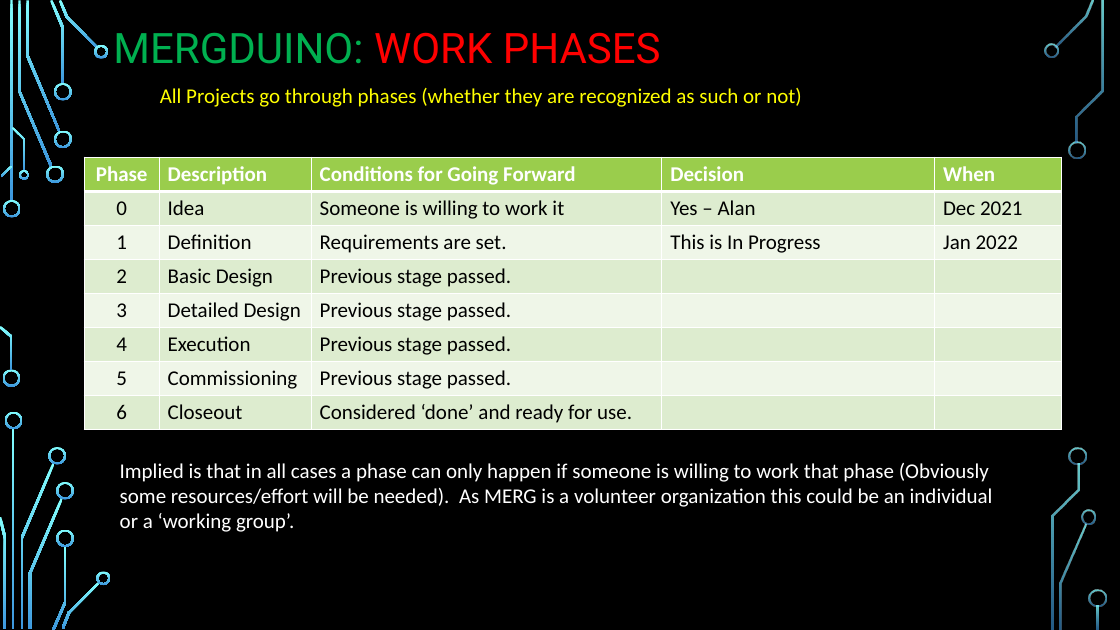
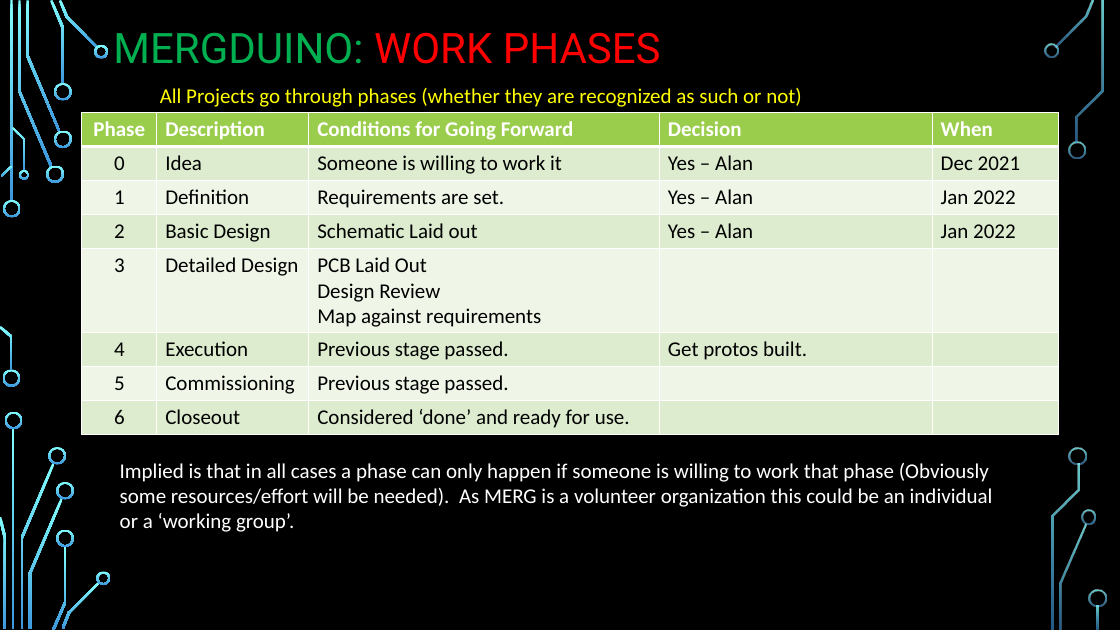
Before and after one commit to Alan-Lomax/MERG-SIG-Presentations, a slide deck: slide 8 of Practical Arduino - Ground Up.pptx. Drawn at 1120x630 pixels with LibreOffice and Linux fonts; fonts in the diff are those of the drawing; background and template pictures are left out. Boxes give left, top, right and bottom in pixels: in the first picture for what was removed or moved away, otherwise in the second. Text is boxed around its words. In the diff, an @@ line names an element or a change of style, - is before the commit and + after.

```diff
--- a/Practical Arduino - Ground Up.pptx
+++ b/Practical Arduino - Ground Up.pptx
@@ table at (82,112,1058,434) @@
-row 3, column 4: This is In Progress
+row 3, column 4: Yes – Alan
-row 4: 2 | Basic Design | Previous stage passed. |  | 
+row 4: 2 | Basic Design | Schematic Laid out | Yes – Alan | Jan 2022
-row 5, column 3: Previous stage passed.
+row 5, column 3: PCB Laid Out / Design Review / Map against requirements
-row 6, column 4: 
+row 6, column 4: Get protos built.
@@ table: place and size @@
-table at (84,157,1060,429)
+table at (82,112,1058,434)
```
Also in this commit, not shown: 6 other slides changed, 1 slide removed.
